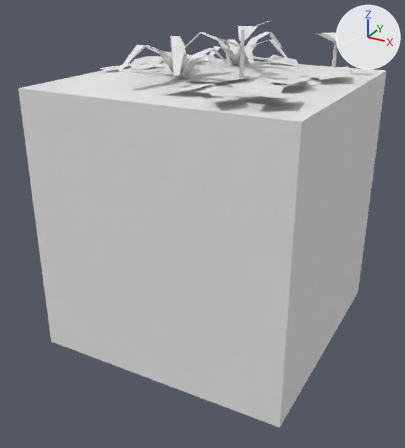
What one commit did to the FBX model Assets/Tiles/Jungle/Jungle Tile 0.fbx.
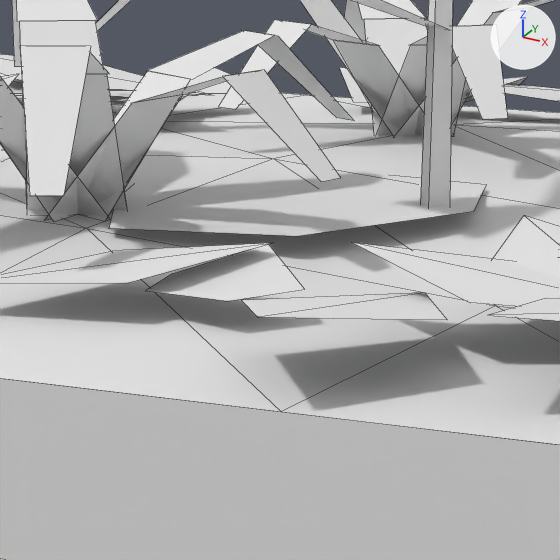
Each version is shown whole from a camera (50 mm lens) standing at (1.936, -3.764, 1.733) and looking at (-0.034, -0.182, -0.058), then close up on the part from 42% to 65% of the width and 10% to 30% of the height. Every picture has the same lights, and +X, +Y and +Z are marked at upper right. The older version's two pictures come first. The close-ups show mesh edges as thin lines. Where no turn or scale is listed for an object, it has been applied to the vertices. Vertices at exactly the same position are counted once.

Names of what the first close-up shows: 'Jungle Tile 0'.
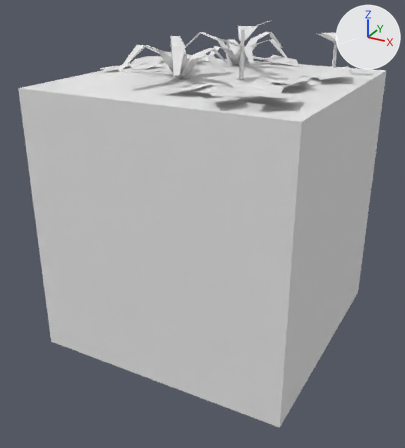
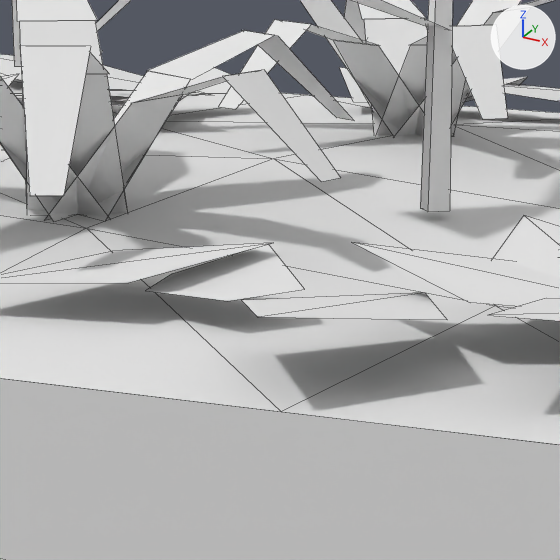
Boxes [x1, y1, x2, y2] around the edits, measured in the close-ups (560 x 560 px):
part 1 of me_jungle_tile_0, deleted: before [109, 177, 486, 236]

The edits, one by one:
me_jungle_tile_0 is used by ob_jungle_tile_0; location (0.0, 0.0, 0.0).
me_jungle_tile_0 had 375 vertices, 147 faces and spanned x -1.0..1.0, y -1.03..1.0, z -1.0..1.48.
me_jungle_tile_0 now has 368 vertices, 146 faces and spans x -1.0..1.0, y -1.03..1.0, z -1.0..1.48.
me_jungle_tile_0 part 1: the loose piece of 7 vertices spanning x -0.17..0.33, y -0.49..0.0, z 1.11 is deleted.
